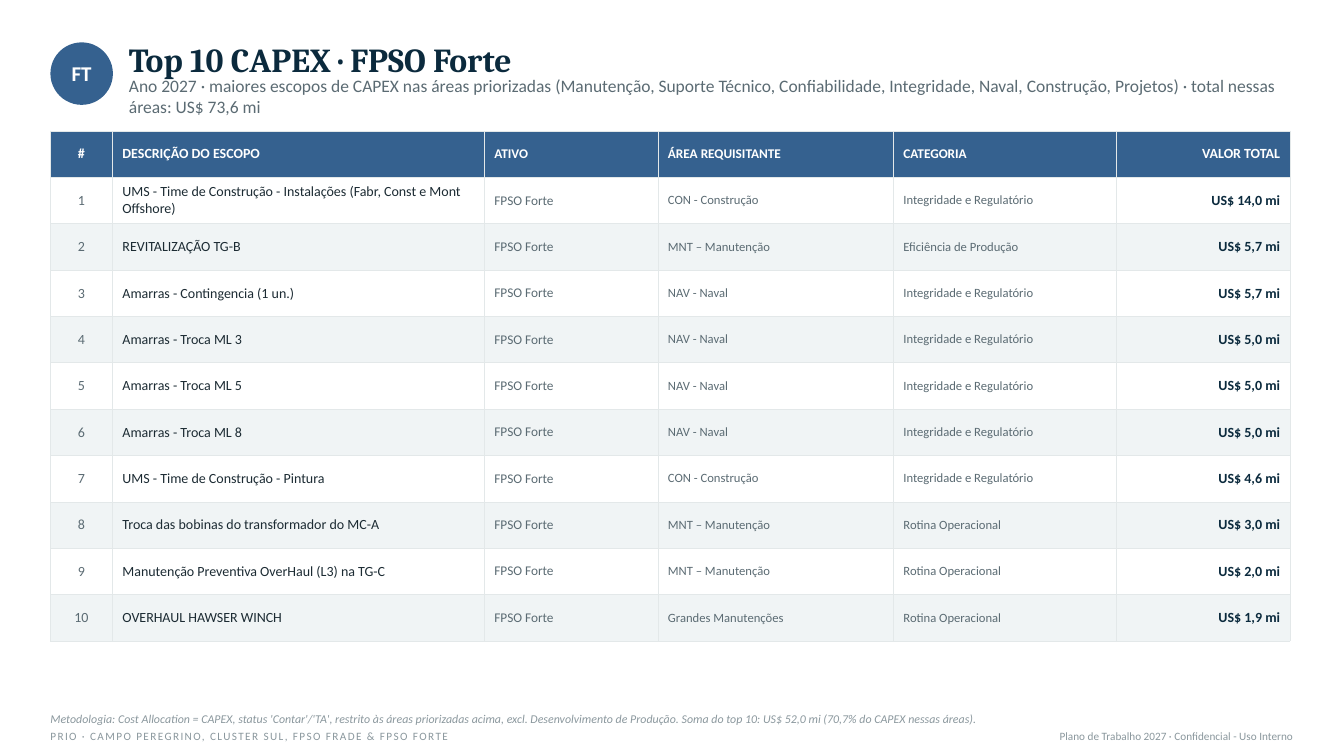
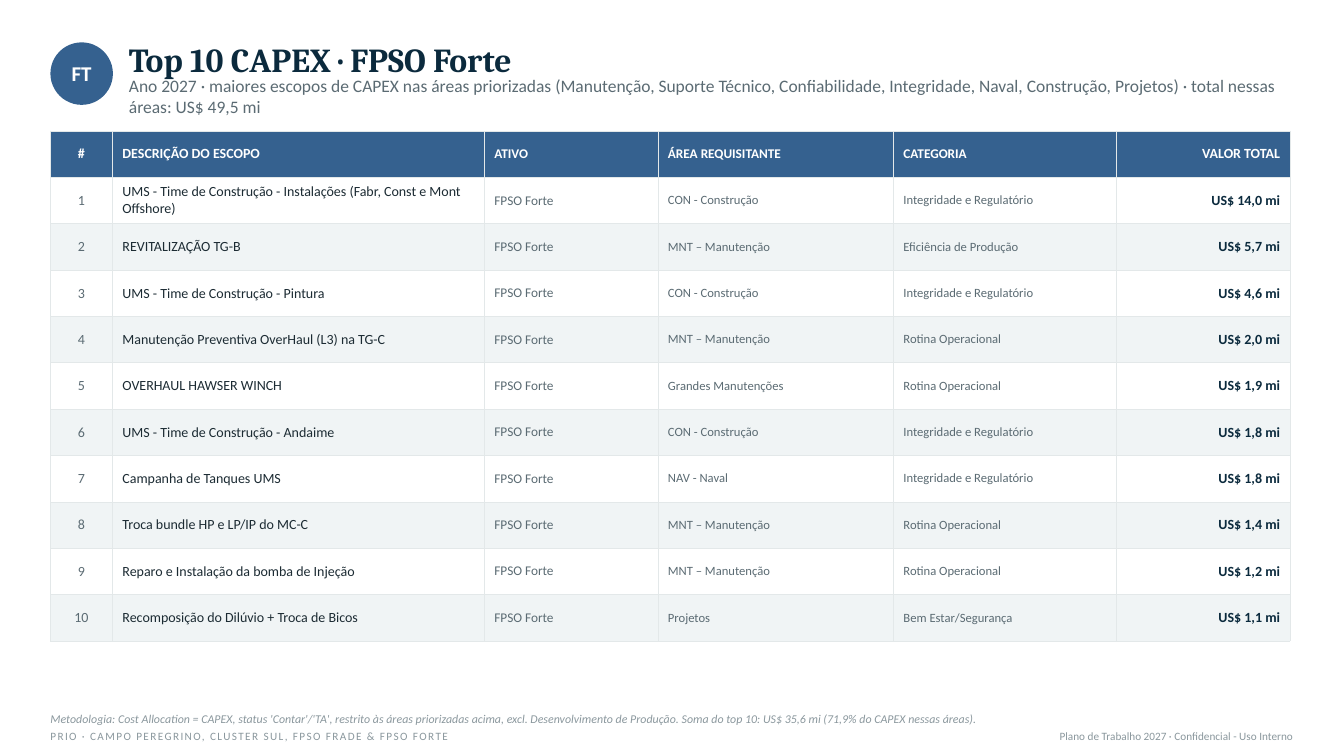
Before and after one commit to LucasRibaas/Planejamento, a slide deck: slide 6 of PRIO_Top_CAPEX_OPEX_Despriorizados_2027.pptx. Drawn at 1344x756 pixels with LibreOffice and Linux fonts; fonts in the diff are those of the drawing. Boxes give left, top, right and bottom in pixels: in the first picture for what was removed or moved away, otherwise in the second. Text is boxed around its words. In the diff, an @@ line names an element or a change of style, - is before the commit and + after.

```diff
--- a/PRIO_Top_CAPEX_OPEX_Despriorizados_2027.pptx
+++ b/PRIO_Top_CAPEX_OPEX_Despriorizados_2027.pptx
@@ text at <box>129,78,1275,115</box>: text changed @@
-Ano 2027 · maiores escopos de CAPEX nas áreas priorizadas (Manutenção, Suporte Técnico, Confiabilidade, Integridade, Naval, Construção, Projetos) · total nessas áreas: US$ 73,6 mi
+Ano 2027 · maiores escopos de CAPEX nas áreas priorizadas (Manutenção, Suporte Técnico, Confiabilidade, Integridade, Naval, Construção, Projetos) · total nessas áreas: US$ 49,5 mi
@@ table at <box>50,131,1290,629</box> @@
-row 4: 3 | Amarras - Contingencia (1 un.) | FPSO Forte | NAV - Naval | Integridade e Regulatório | US$ 5,7 mi
+row 4: 3 | UMS - Time de Construção - Pintura | FPSO Forte | CON - Construção | Integridade e Regulatório | US$ 4,6 mi
-row 5: 4 | Amarras - Troca ML 3 | FPSO Forte | NAV - Naval | Integridade e Regulatório | US$ 5,0 mi
+row 5: 4 | Manutenção Preventiva OverHaul (L3) na TG-C | FPSO Forte | MNT – Manutenção | Rotina Operacional | US$ 2,0 mi
-row 6: 5 | Amarras - Troca ML 5 | FPSO Forte | NAV - Naval | Integridade e Regulatório | US$ 5,0 mi
+row 6: 5 | OVERHAUL HAWSER WINCH | FPSO Forte | Grandes Manutenções | Rotina Operacional | US$ 1,9 mi
-row 7: 6 | Amarras - Troca ML 8 | FPSO Forte | NAV - Naval | Integridade e Regulatório | US$ 5,0 mi
+row 7: 6 | UMS - Time de Construção - Andaime | FPSO Forte | CON - Construção | Integridade e Regulatório | US$ 1,8 mi
-row 8: 7 | UMS - Time de Construção - Pintura | FPSO Forte | CON - Construção | Integridade e Regulatório | US$ 4,6 mi
+row 8: 7 | Campanha de Tanques UMS | FPSO Forte | NAV - Naval | Integridade e Regulatório | US$ 1,8 mi
-row 9, column 2: Troca das bobinas do transformador do MC-A
+row 9, column 2: Troca bundle HP e LP/IP do MC-C
-row 9, column 6: US$ 3,0 mi
+row 9, column 6: US$ 1,4 mi
-row 10, column 2: Manutenção Preventiva OverHaul (L3) na TG-C
+row 10, column 2: Reparo e Instalação da bomba de Injeção
-row 10, column 6: US$ 2,0 mi
+row 10, column 6: US$ 1,2 mi
-row 11: 10 | OVERHAUL HAWSER WINCH | FPSO Forte | Grandes Manutenções | Rotina Operacional | US$ 1,9 mi
+row 11: 10 | Recomposição do Dilúvio + Troca de Bicos | FPSO Forte | Projetos | Bem Estar/Segurança | US$ 1,1 mi
@@ text at <box>50,714,976,725</box>: text changed @@
-Metodologia: Cost Allocation = CAPEX, status 'Contar'/'TA', restrito às áreas priorizadas acima, excl. Desenvolvimento de Produção. Soma do top 10: US$ 52,0 mi (70,7% do CAPEX nessas áreas).
+Metodologia: Cost Allocation = CAPEX, status 'Contar'/'TA', restrito às áreas priorizadas acima, excl. Desenvolvimento de Produção. Soma do top 10: US$ 35,6 mi (71,9% do CAPEX nessas áreas).
```
Also in this commit, not shown: 9 other slides changed, 4 slides added.
